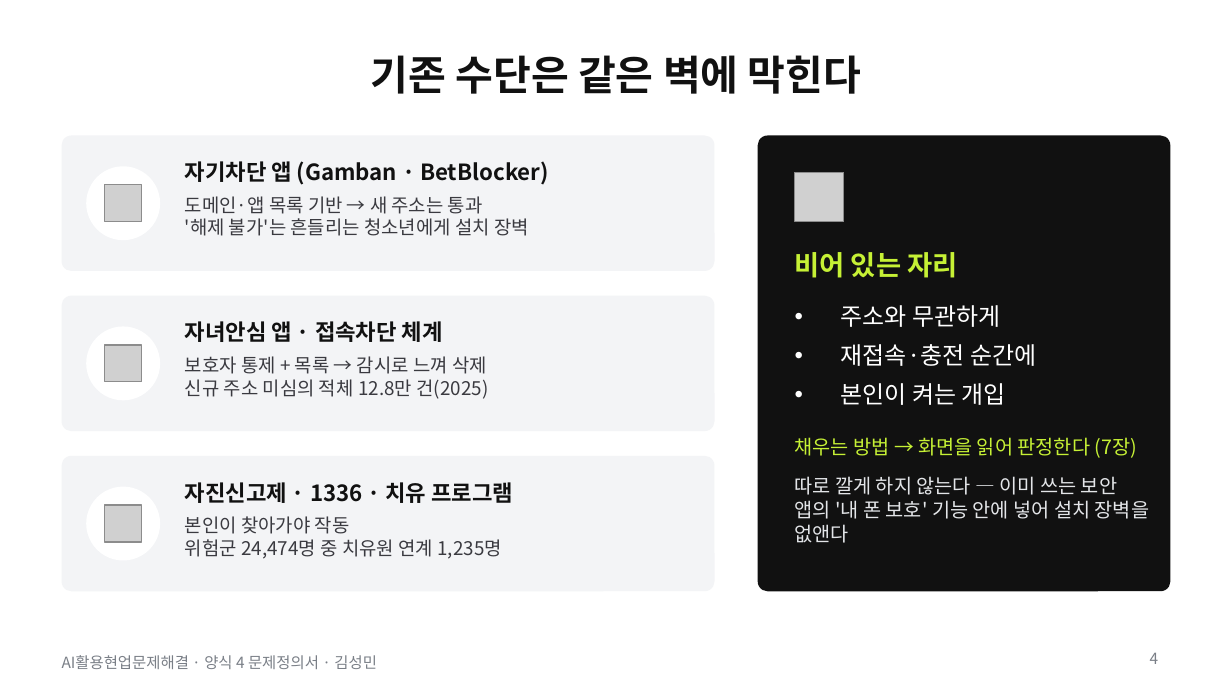
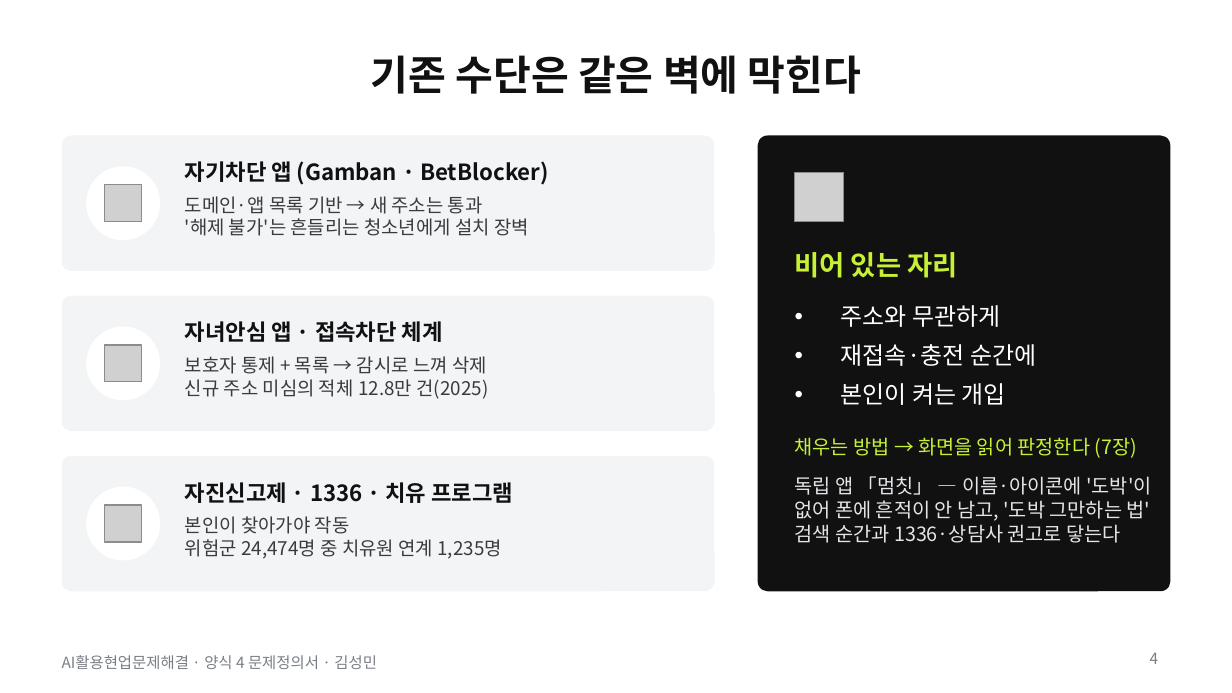
Before and after one commit to Holy-Min/gambling-content-detection, a slide deck: slide 4 of docs/week5/form4_presentation.pptx. Drawn at 1232x693 pixels with LibreOffice and Linux fonts; fonts in the diff are those of the drawing; grey boxes stand for pictures. Boxes give left, top, right and bottom in pixels: in the first picture for what was removed or moved away, otherwise in the second. Text is boxed around its words. In the diff, an @@ line names an element or a change of style, - is before the commit and + after.

```diff
--- a/docs/week5/form4_presentation.pptx
+++ b/docs/week5/form4_presentation.pptx
@@ text at (795,476,1151,543): text changed @@
-따로 깔게 하지 않는다 — 이미 쓰는 보안 앱의 '내 폰 보호' 기능 안에 넣어 설치 장벽을 없앤다
+독립 앱 「멈칫」 — 이름·아이콘에 '도박'이 없어 폰에 흔적이 안 남고, '도박 그만하는 법' 검색 순간과 1336·상담사 권고로 닿는다
```
Also in this commit, not shown: 2 other files.
